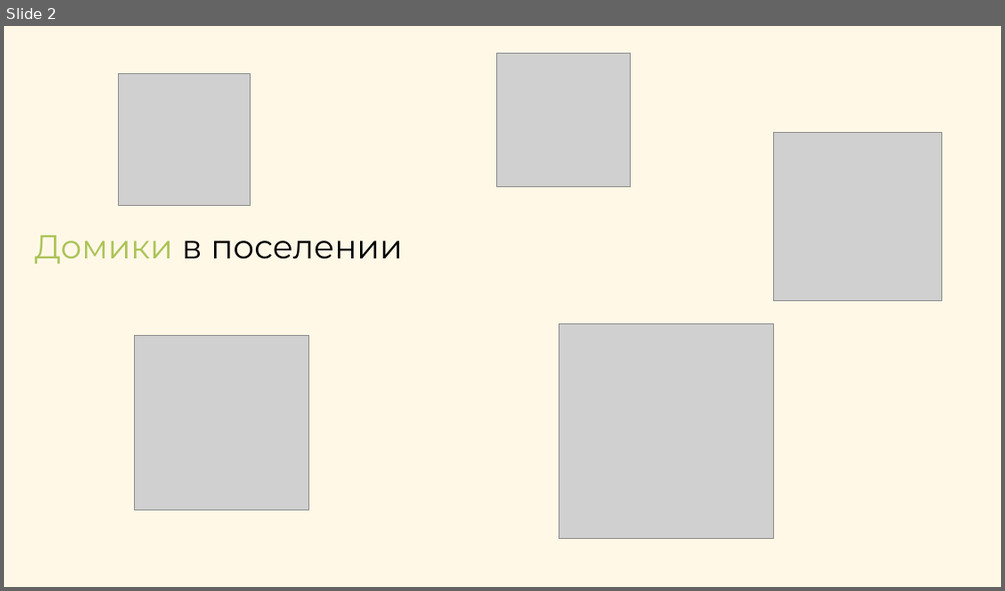
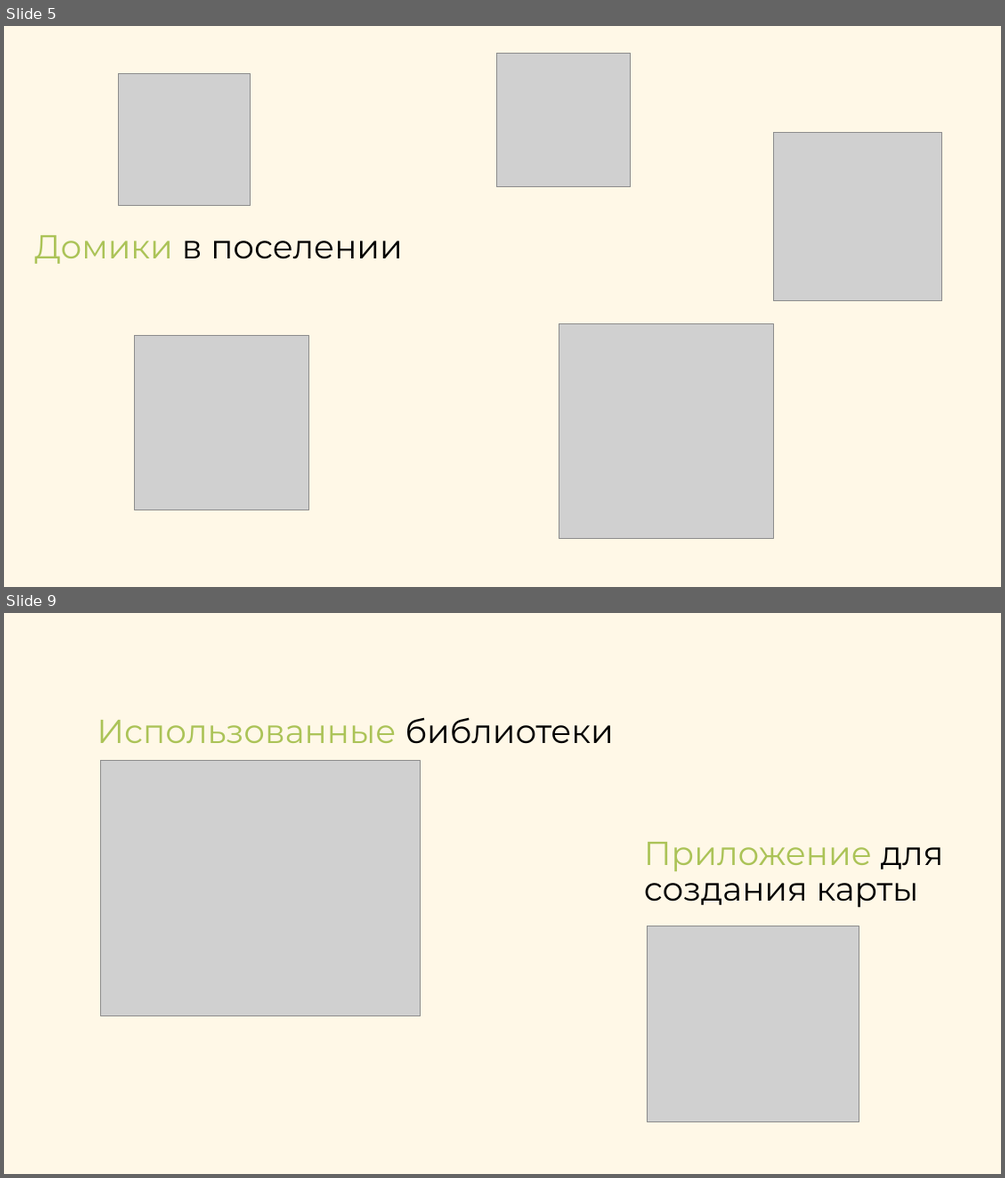
Before and after one commit to AndreiDuvakin/PyGame-Project, a slide deck: data/documents/Презентация.pptx. Shown one above the other, each under a label of ours: slide 2 before the commit, slides 5 and 9 after it; the slides between them are not shown. The pictures are 1005x591 and 1005x1178 pixels, drawn with LibreOffice and Linux fonts; fonts in the diff are those of the drawing; grey boxes stand for pictures. Boxes give left, top, right and bottom in pixels: in the first picture for what was removed or moved away, otherwise in the second. Text is boxed around its words. In the diff, an @@ line names an element or a change of style, - is before the commit and + after.

```diff
--- a/data/documents/Презентация.pptx
+++ b/data/documents/Презентация.pptx
@@ slide 9 added at (4,613,1001,1174), background #FFF8E7 @@
@@ title added at (97,717,614,744), 32 pt, text #ABC357 @@
+Использованные библиотеки
@@ picture added at (100,761,420,1015) @@
@@ text added at (644,842,944,908), 32 pt, text #000000 @@
+Приложение для создания карты
@@ picture added at (647,925,859,1121) @@
@@ what was slide 2 is now slide 5 @@
```
Also in this commit, not shown: 3 slides changed, 3 other slides added, 1 slide removed.
